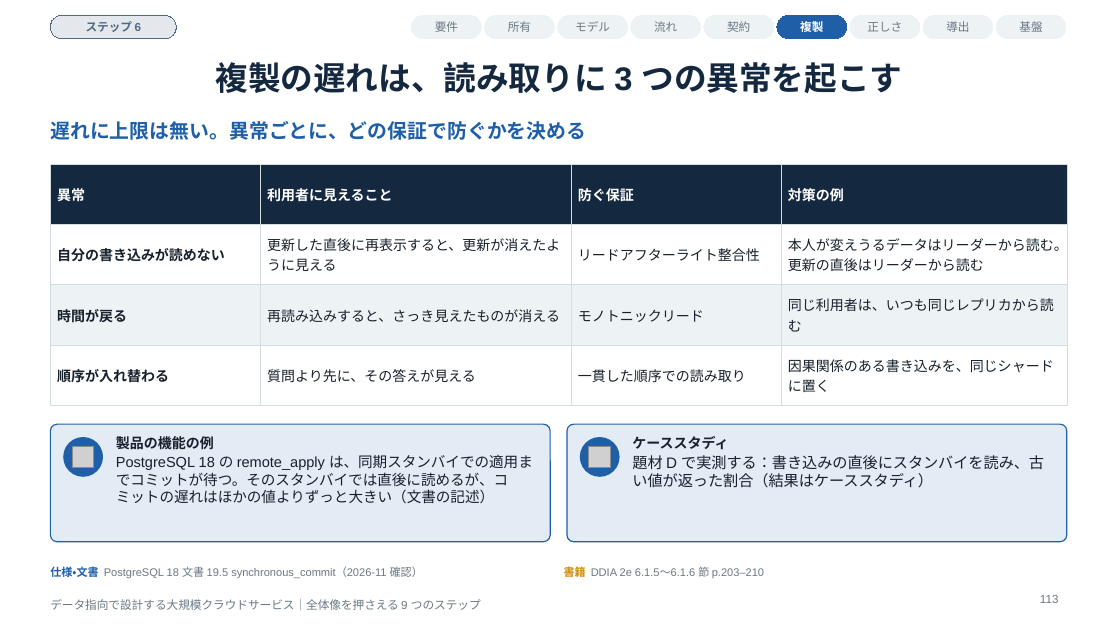
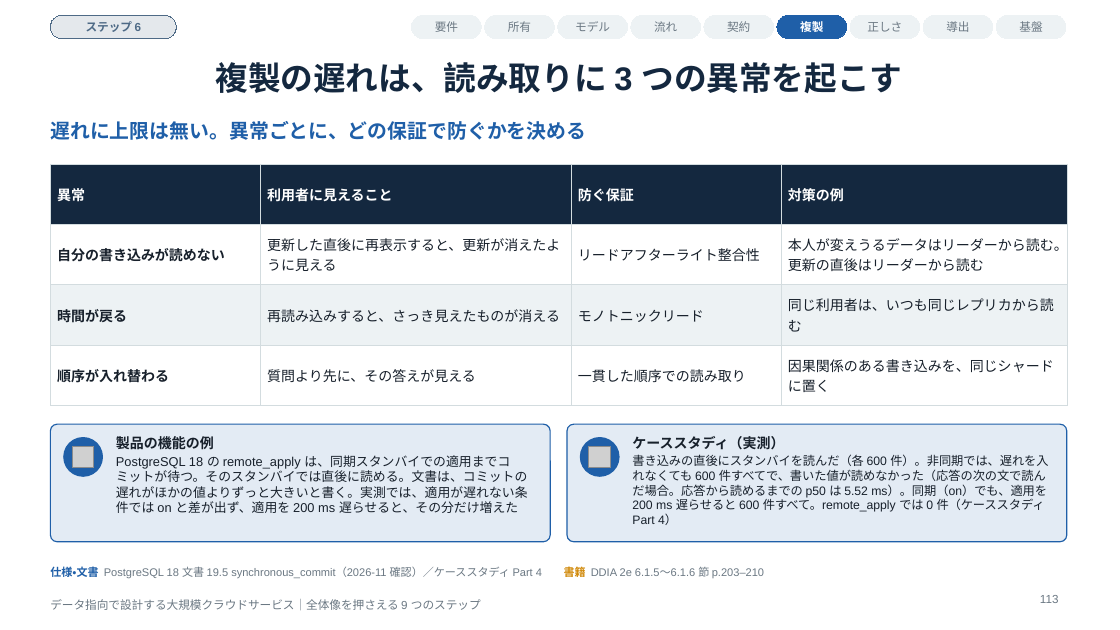
Before and after one commit to Takenori-Kusaka/data-intensive-design-guide, a slide deck: slide 113 of slides/data-intensive-design-guide.pptx. Drawn at 1120x630 pixels with LibreOffice and Linux fonts; fonts in the diff are those of the drawing; grey boxes stand for pictures. Boxes give left, top, right and bottom in pixels: in the first picture for what was removed or moved away, otherwise in the second. Text is boxed around its words. In the diff, an @@ line names an element or a change of style, - is before the commit and + after.

```diff
--- a/slides/data-intensive-design-guide.pptx
+++ b/slides/data-intensive-design-guide.pptx
@@ text at <box>632,436,1048,525</box>: text changed; size 13 to 10.5 pt @@
-ケーススタディ
-題材 D で実測する：書き込みの直後にスタンバイを読み、古い値が返った割合（結果はケーススタディ）
+ケーススタディ（実測）
+書き込みの直後にスタンバイを読んだ（各 600 件）。非同期では、遅れを入れなくても 600 件すべてで、書いた値が読めなかった（応答の次の文で読んだ場合。応答から読めるまでの p50 は 5.52 ms）。同期（on）でも、適用を 200 ms 遅らせると 600 件すべて。remote_apply では 0 件（ケーススタディ Part 4）
@@ text at <box>116,455,528,513</box>: text changed; size 12.5 to 11 pt @@
-PostgreSQL 18 の remote_apply は、同期スタンバイでの適用までコミットが待つ。そのスタンバイでは直後に読めるが、コミットの遅れはほかの値よりずっと大きい（文書の記述）
+PostgreSQL 18 の remote_apply は、同期スタンバイでの適用までコミットが待つ。そのスタンバイでは直後に読める。文書は、コミットの遅れがほかの値よりずっと大きいと書く。実測では、適用が遅れない条件では on と差が出ず、適用を 200 ms 遅らせると、その分だけ増えた
@@ text at <box>50,566,542,578</box>: text changed @@
-仕様・文書 PostgreSQL 18 文書 19.5 synchronous_commit（2026-11 確認）
+仕様・文書 PostgreSQL 18 文書 19.5 synchronous_commit（2026-11 確認）／ケーススタディ Part 4
```
Also in this commit, not shown: 48 other slides changed, 54 other files.
